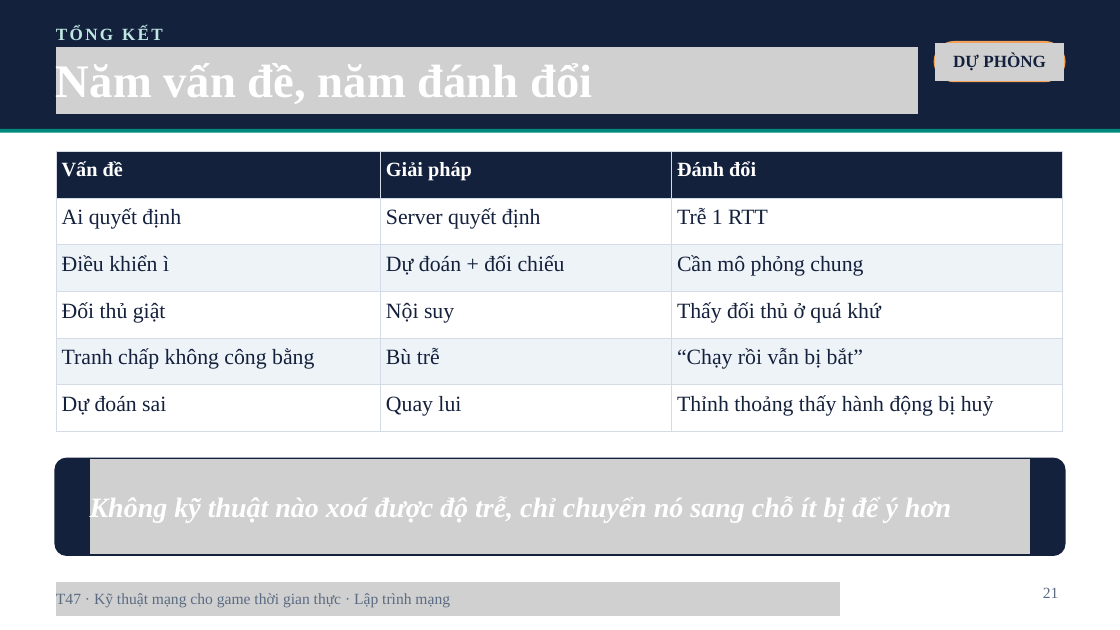
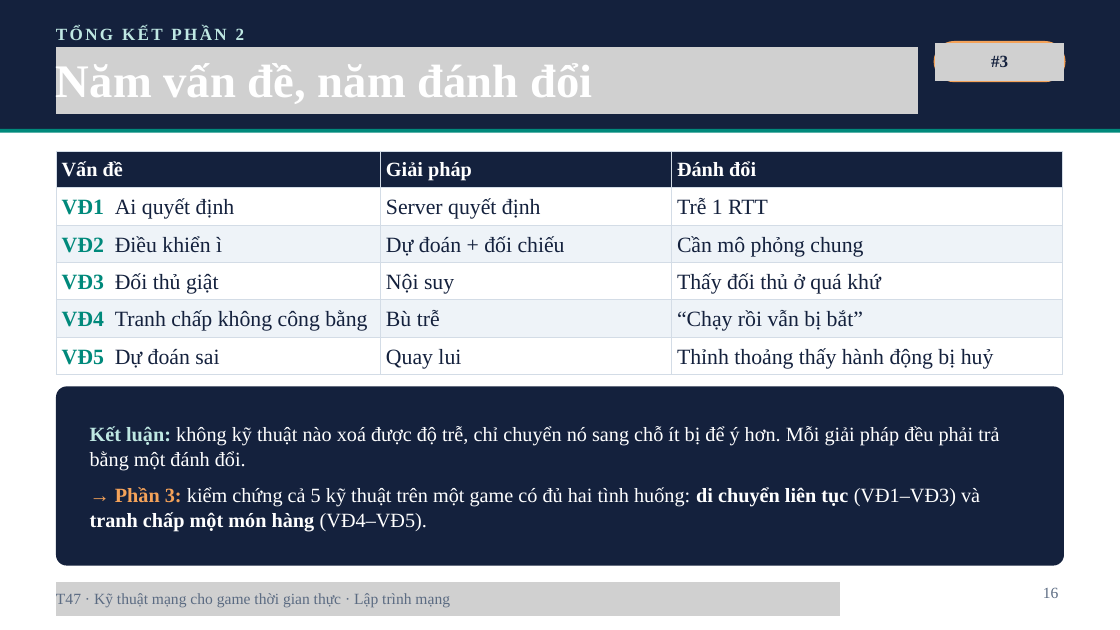
Before and after one commit to luulichma/BTL_LTM_Topic47, a slide deck: slide 16 of slides/T47_ThuyetTrinh_Khung_New.pptx (slide 21 before the commit). Drawn at 1120x630 pixels with LibreOffice and Linux fonts; fonts in the diff are those of the drawing; grey boxes stand for pictures. Boxes give left, top, right and bottom in pixels: in the first picture for what was removed or moved away, otherwise in the second. Text is boxed around its words. In the diff, an @@ line names an element or a change of style, - is before the commit and + after.

```diff
--- a/slides/T47_ThuyetTrinh_Khung_New.pptx
+++ b/slides/T47_ThuyetTrinh_Khung_New.pptx
@@ text at box(56, 26, 245, 40): text changed @@
-TỔNG KẾT
+TỔNG KẾT PHẦN 2
@@ text at box(991, 55, 1008, 67): text changed @@
-DỰ PHÒNG
+#3
@@ table at box(56, 151, 1062, 373) @@
-row 2, column 1: Ai quyết định
+row 2, column 1: VĐ1 Ai quyết định
-row 3, column 1: Điều khiển ì
+row 3, column 1: VĐ2 Điều khiển ì
-row 4, column 1: Đối thủ giật
+row 4, column 1: VĐ3 Đối thủ giật
-row 5, column 1: Tranh chấp không công bằng
+row 5, column 1: VĐ4 Tranh chấp không công bằng
-row 6, column 1: Dự đoán sai
+row 6, column 1: VĐ5 Dự đoán sai
@@ rounded rectangle added at box(56, 386, 1064, 566), fill #14213D @@
@@ text at box(90, 426, 999, 531): text changed; size 36 to 26 pt; bold off; italic off @@
-Không kỹ thuật nào xoá được độ trễ, chỉ chuyển nó sang chỗ ít bị để ý hơn
+Kết luận: không kỹ thuật nào xoá được độ trễ, chỉ chuyển nó sang chỗ ít bị để ý hơn. Mỗi giải pháp đều phải trả bằng một đánh đổi.
+→ Phần 3: kiểm chứng cả 5 kỹ thuật trên một game có đủ hai tình huống: di chuyển liên tục (VĐ1–VĐ3) và tranh chấp một món hàng (VĐ4–VĐ5).
@@ freeform shape removed at box(55, 459, 1065, 556) @@
@@ picture removed at box(90, 459, 1030, 554) @@
@@ text at box(1043, 587, 1059, 598): text changed @@
-21
+16
```
Also in this commit, not shown: 24 other slides changed, 1 slide added, 2 other files.
